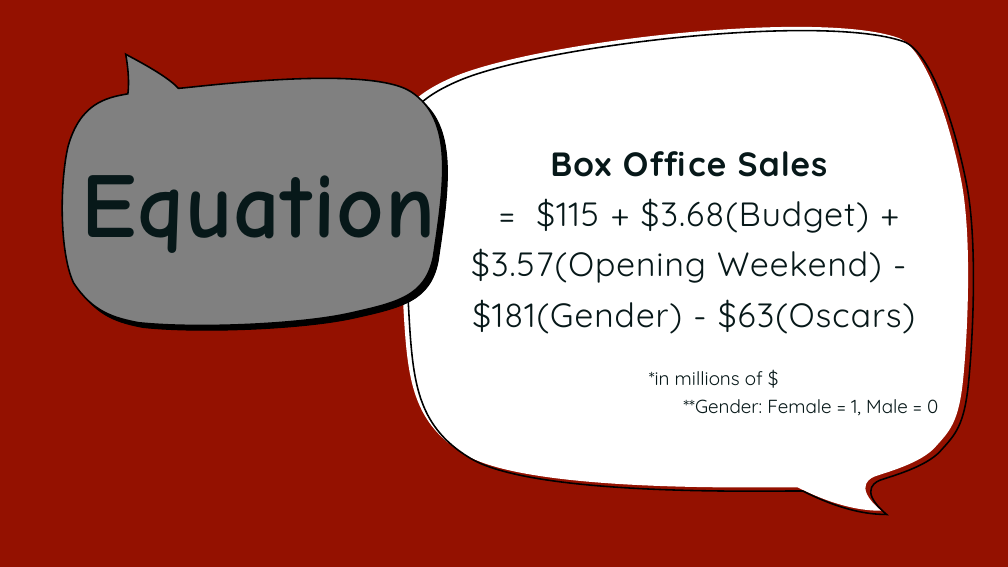
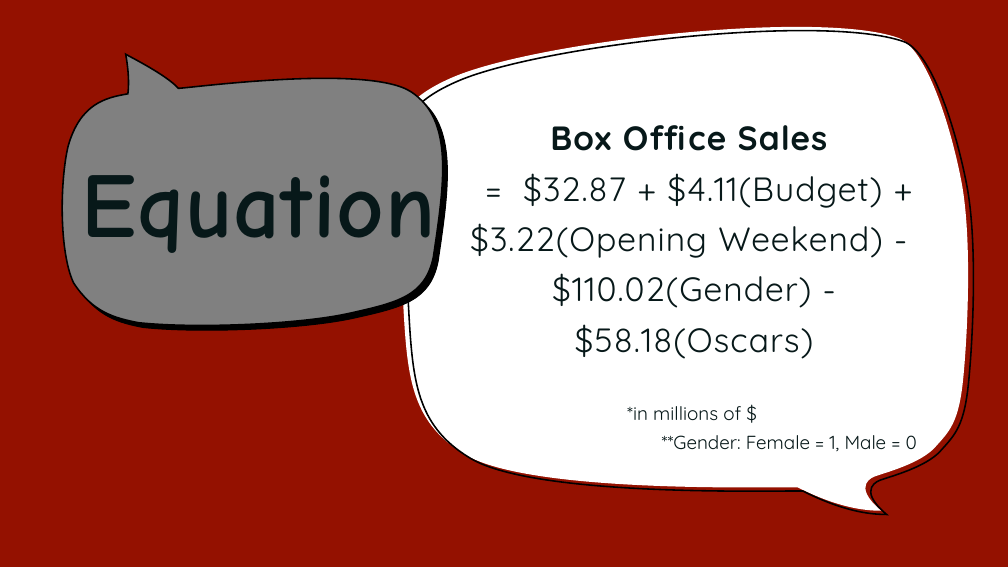
Before and after one commit to joegaff/PortfolioProjects, a slide deck: slide 12 of Box Office/Box Office Regression.pptx (slide 9 before the commit). Drawn at 1008x567 pixels with LibreOffice and Linux fonts; fonts in the diff are those of the drawing. Boxes give left, top, right and bottom in pixels: in the first picture for what was removed or moved away, otherwise in the second. Text is boxed around its words. In the diff, an @@ line names an element or a change of style, - is before the commit and + after.

```diff
--- a/Box Office/Box Office Regression.pptx
+++ b/Box Office/Box Office Regression.pptx
@@ title at [470, 125, 883, 359]: text changed @@
-Box Office Sales
-= $115 + $3.68(Budget) + $3.57(Opening Weekend) - $181(Gender) - $63(Oscars)
-&
+Box Office Sales
+= $32.87 + $4.11(Budget) + $3.22(Opening Weekend) - $110.02(Gender) - $58.18(Oscars)
+&
@@ text "*in millions of $ **Gender: ...": place and size @@
-text "*in millions of $ **Gender: ..." at [649, 371, 938, 416]
+text "*in millions of $ **Gender: ..." at [627, 406, 917, 451]
```
Also in this commit, not shown: 12 other slides changed.
